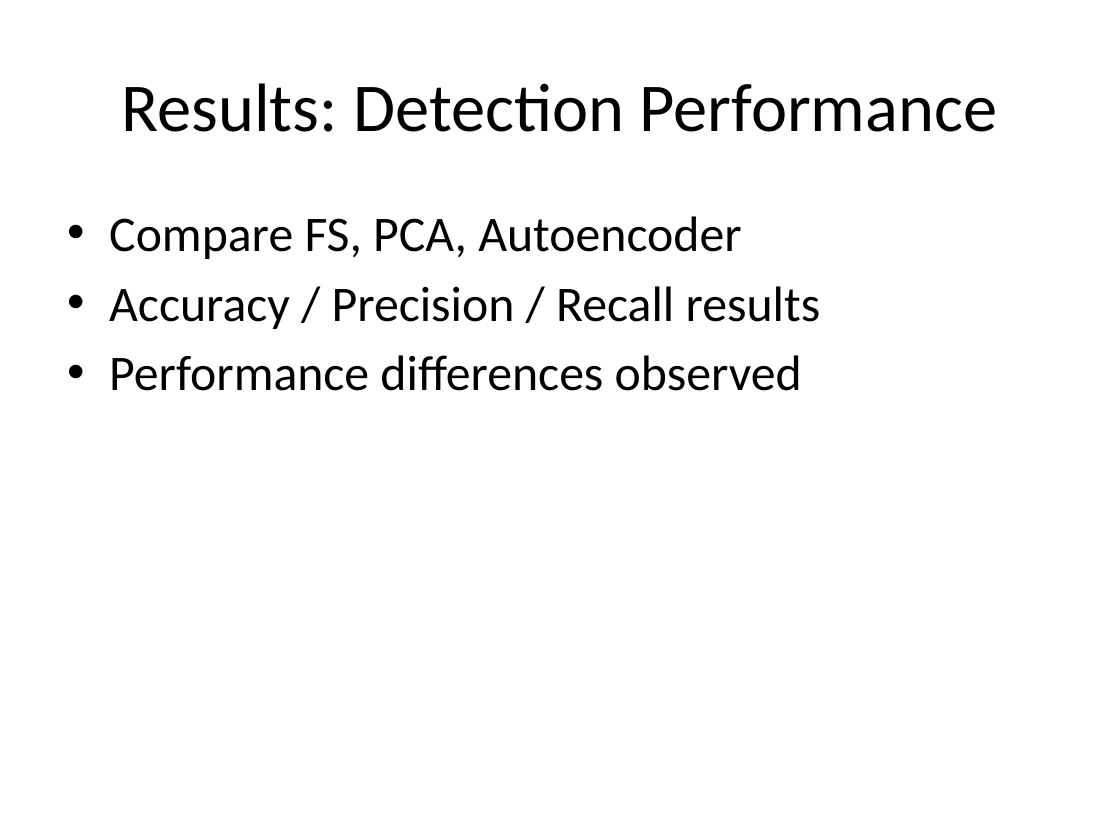
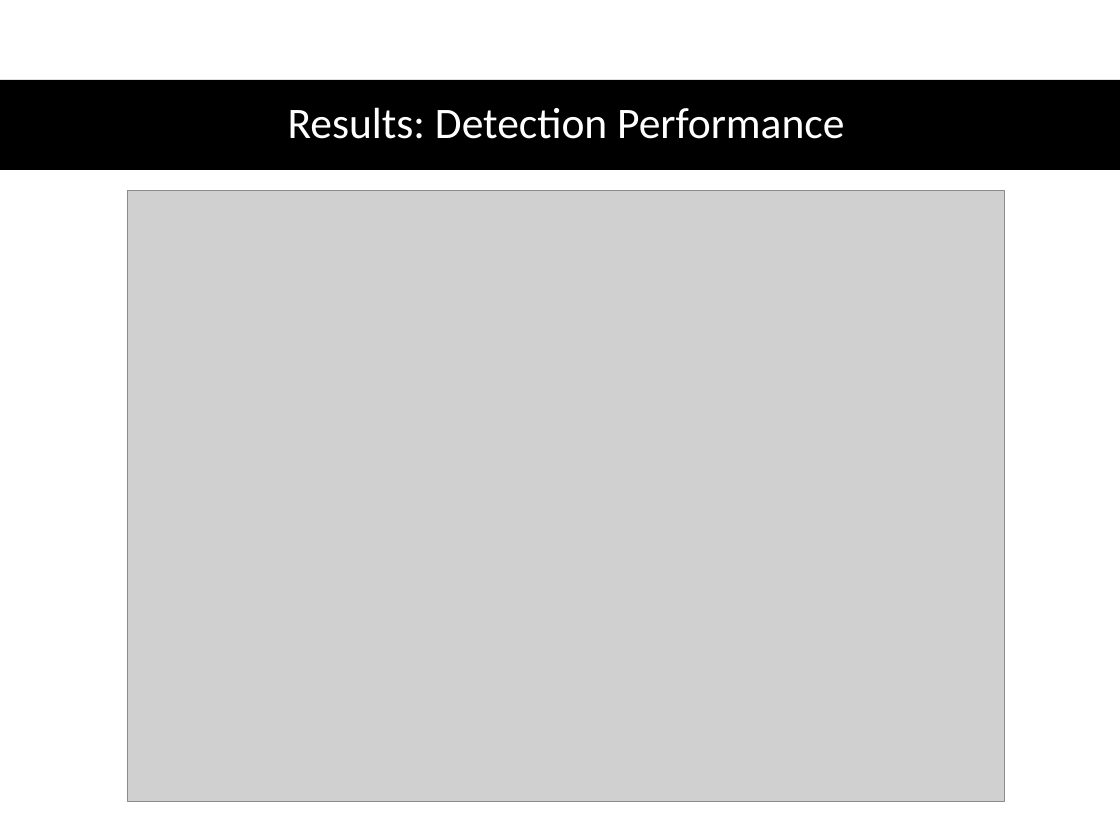
Before and after one commit to YMa10-ACS/Edge-IDS-Framework, a slide deck: slide 9 of Presentation/IoMT_IDS_Presentation.pptx. Drawn at 1120x840 pixels with LibreOffice and Linux fonts; fonts in the diff are those of the drawing; grey boxes stand for pictures. Boxes give left, top, right and bottom in pixels: in the first picture for what was removed or moved away, otherwise in the second. Text is boxed around its words. In the diff, an @@ line names an element or a change of style, - is before the commit and + after.

```diff
--- a/Presentation/IoMT_IDS_Presentation.pptx
+++ b/Presentation/IoMT_IDS_Presentation.pptx
@@ rectangle added at <box>0,80,1120,170</box>, fill #000000 @@
@@ title "Results: Detection Performance": place and size @@
-title "Results: Detection Performance" at <box>121,83,998,132</box>
+title "Results: Detection Performance" at <box>288,107,844,139</box>
@@ title "Results: Detection Performance" at <box>288,107,844,139</box>: size 44 to 28 pt, text colour #000000 to #FFFFFF; line spacing 1 to 0.9 @@
@@ picture added at <box>128,190,1004,802</box> @@
@@ text removed at <box>109,216,821,391</box> @@
-• Compare FS, PCA, Autoencoder
-• Accuracy / Precision / Recall results
-• Performance differences observed
```
Also in this commit, not shown: 2 other slides changed, 2 slides added, 9 other files.
